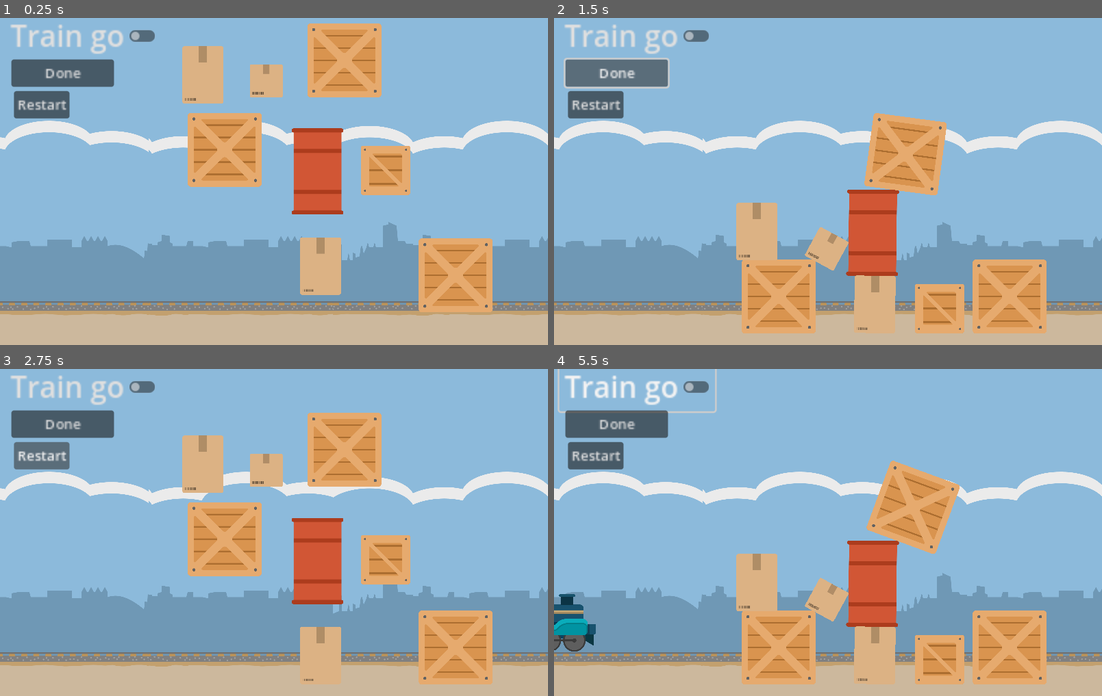
Above: before the commit, frames 1-4 (two rows, left to right).
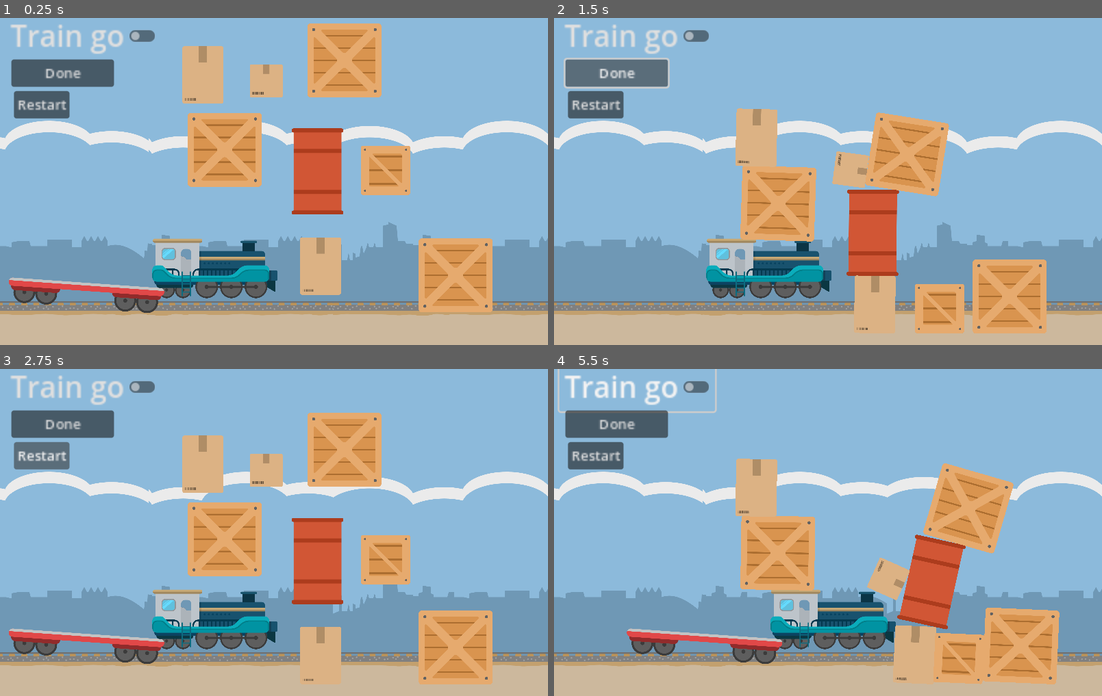
Above: after the commit, the same moments.

Repository: bonsaipropaganda/train-game
Game: Godot game, scene res://scenes/main.tscn
Two runs of this game, one before a commit and one after it. Both use one fixed random seed, a clock stepped at 60 frames per second and the inputs below.
Inputs:
- Up to frame 1 (0.25 s): no input
- Up to frame 2 (1.5 s): click "Done" at 0.5 s; click "Done" at 1.25 s
- Up to frame 3 (2.75 s): click "Restart" at 2 s
- Up to frame 4 (5.5 s): click "Restart" at 2.75 s; click "Restart" at 3.5 s; click "Train go" at 4.25 s; click "Train go" at 5 s

The runs differ from the first frame. In frame 1, 4.6% of the frame differs, in the area x 1-51%, y 67-91%; in frame 2, 11%; in frame 3, 4.6%; in frame 4, 26%, in the area x 0-93%, y 27-97%.
Error after the commit: Attempt to call function 'print_cargo' in base 'null instance' on a null instance. (res://scenes/train.gd:25)

Commit message:
goddamnit

Diff:
--- a/scenes/cargo/cargo.tscn
+++ b/scenes/cargo/cargo.tscn
@@ -1,12 +1,17 @@
-[gd_scene load_steps=2 format=3 uid="uid://lf3qkuxkclks"]
+[gd_scene load_steps=3 format=3 uid="uid://lf3qkuxkclks"]
 
 [ext_resource type="Script" path="res://code/cargo.gd" id="1_1kvnw"]
+
+[sub_resource type="PhysicsMaterial" id="PhysicsMaterial_x8ps4"]
+friction = 0.4
+rough = true
 
 [node name="Cargo" type="RigidBody2D"]
 collision_layer = 3
 collision_mask = 3
 mass = 0.25
 inertia = 1.0
+physics_material_override = SubResource("PhysicsMaterial_x8ps4")
 gravity_scale = 0.5
 script = ExtResource("1_1kvnw")
 
--- a/scenes/game_scene.tscn
+++ b/scenes/game_scene.tscn
@@ -1,7 +1,7 @@
-[gd_scene load_steps=10 format=3 uid="uid://6mefnskswu1p"]
+[gd_scene load_steps=11 format=3 uid="uid://6mefnskswu1p"]
 
 [ext_resource type="Script" path="res://scenes/game_scene.gd" id="1_6jg43"]
-[ext_resource type="PackedScene" uid="uid://byvdqqfcsxwip" path="res://scenes/train.tscn" id="2_jndsp"]
+[ext_resource type="PackedScene" uid="uid://byvdqqfcsxwip" path="res://scenes/train/train.tscn" id="2_jndsp"]
 [ext_resource type="PackedScene" uid="uid://38q3c8lxx2ea" path="res://scenes/invisble_barrier.tscn" id="5_7tujy"]
 [ext_resource type="PackedScene" uid="uid://c0mei788y83pl" path="res://scenes/cargo/crate_big.tscn" id="5_kcnev"]
 [ext_resource type="PackedScene" uid="uid://jvbcyqnpyogb" path="res://scenes/cargo/barrel.tscn" id="6_nv88b"]
@@ -9,6 +9,7 @@
 [ext_resource type="PackedScene" uid="uid://dr2o0shesy2hd" path="res://scenes/cargo/cardboard_tall.tscn" id="8_0i5gc"]
 [ext_resource type="PackedScene" uid="uid://bifpdbipt7rbs" path="res://scenes/cargo/crate_small.tscn" id="9_ae7kk"]
 [ext_resource type="PackedScene" uid="uid://8dooflhday5k" path="res://scenes/background.tscn" id="9_rblfa"]
+[ext_resource type="PackedScene" uid="uid://bgunissr3e64u" path="res://scenes/train/invisible_train_track.tscn" id="10_l8d6y"]
 
 [node name="game_scene" type="Node2D"]
 script = ExtResource("1_6jg43")
@@ -17,7 +18,7 @@
 position = Vector2(339, -49)
 
 [node name="Train" parent="." instance=ExtResource("2_jndsp")]
-position = Vector2(-200, 584)
+position = Vector2(501, 578)
 
 [node name="InvisbleBarrier" parent="." instance=ExtResource("5_7tujy")]
 position = Vector2(659, 812)
@@ -111,6 +112,10 @@
 offset_bottom = 165.5
 text = "Restart"
 
+[node name="InvisibleTrainTrack" parent="." instance=ExtResource("10_l8d6y")]
+position = Vector2(600, 671)
+scale = Vector2(6.08, 1)
+
 [connection signal="toggled" from="Control/CheckButton" to="Train" method="_on_check_button_toggled"]
 [connection signal="pressed" from="Control/Button" to="Train" method="_on_button_pressed"]
 [connection signal="pressed" from="Control/Button2" to="." method="_on_button_2_pressed"]
--- /dev/null
+++ b/scenes/train/invisible_train_track.tscn
@@ -0,0 +1,11 @@
+[gd_scene load_steps=2 format=3 uid="uid://bgunissr3e64u"]
+
+[sub_resource type="RectangleShape2D" id="RectangleShape2D_eixfa"]
+
+[node name="InvisibleTrainTrack" type="StaticBody2D"]
+collision_layer = 4
+collision_mask = 0
+
+[node name="CollisionShape2D" type="CollisionShape2D" parent="."]
+scale = Vector2(18.04, 1)
+shape = SubResource("RectangleShape2D_eixfa")
--- a/scenes/train.tscn
+++ b/scenes/train/train.tscn
@@ -20,5 +20,4 @@
 polygon = PackedVector2Array(-1.3986, -9.72906, -1.34033, -8.37438, -1.80653, -8.25123, -1.80653, -5.41872, 6.00233, -5 …(700 unchanged characters)…
 
 [node name="TrainBed" parent="." instance=ExtResource("2_4hptj")]
-position = Vector2(-384, 62.6667)
-scale = Vector2(1, 1)
+position = Vector2(-400, 62.6667)
--- a/scenes/train_bed.gd
+++ b/scenes/train_bed.gd
@@ -1,4 +1,4 @@
-extends StaticBody2D
+extends RigidBody2D
 
 
 # Called when the node enters the scene tree for the first time.
@@ -17,7 +17,7 @@
 
 func _on_cargo_detection_body_exited(body: Node2D) -> void:
 	print(body.name)
-	var body_parent = body.get_parent().name
-	if body_parent == "TrainBed":
-		body.reparent(get_parent().get_parent())
-		print(body.get_parent().name)
+#	var body_parent = body.get_parent().name
+#	if body_parent == "TrainBed":
+#		body.reparent(get_parent().get_parent())
+#		print(body.get_parent().name)
--- a/scenes/train_bed.tscn
+++ b/scenes/train_bed.tscn
@@ -1,7 +1,10 @@
-[gd_scene load_steps=5 format=3 uid="uid://bb3cu507wseap"]
+[gd_scene load_steps=6 format=3 uid="uid://bb3cu507wseap"]
 
 [ext_resource type="Script" path="res://scenes/train_bed.gd" id="1_aocyo"]
 [ext_resource type="Texture2D" uid="uid://che1qmuucp1cu" path="res://art/Trains etc/TrailFlatbed01.png" id="1_gnetn"]
+
+[sub_resource type="PhysicsMaterial" id="PhysicsMaterial_rp12v"]
+friction = 0.4
 
 [sub_resource type="RectangleShape2D" id="RectangleShape2D_xwn3y"]
 size = Vector2(356, 20)
@@ -9,10 +12,11 @@
 [sub_resource type="RectangleShape2D" id="RectangleShape2D_bappr"]
 size = Vector2(14.1647, 20)
 
-[node name="TrainBed" type="StaticBody2D"]
-scale = Vector2(0.75, 0.75)
-collision_layer = 2
-collision_mask = 2
+[node name="TrainBed" type="RigidBody2D"]
+collision_layer = 3
+collision_mask = 7
+physics_material_override = SubResource("PhysicsMaterial_rp12v")
+gravity_scale = 0.0
 script = ExtResource("1_aocyo")
 
 [node name="Sprite2D" type="Sprite2D" parent="."]
@@ -24,6 +28,7 @@
 shape = SubResource("RectangleShape2D_xwn3y")
 
 [node name="CargoDetection" type="Area2D" parent="."]
+visible = false
 
 [node name="CollisionShape2D" type="CollisionShape2D" parent="CargoDetection"]
 position = Vector2(-0.858836, -381.333)
